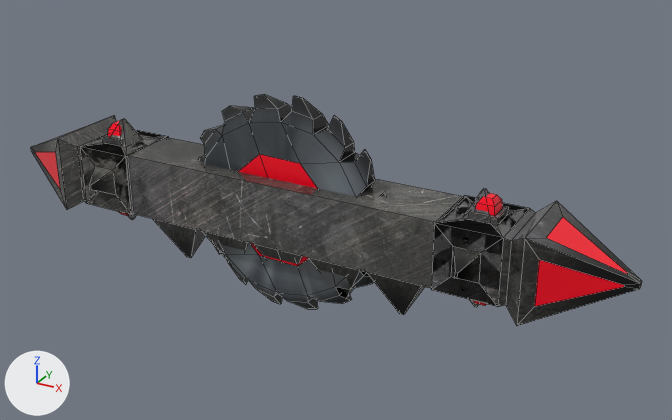
What one commit did to the FBX model Assets/Models/Platforms Reloaded.fbx.
Rendered twice from a camera (50 mm lens) standing at (49.5, -79.0, 40.2) and looking at (4.8, 2.4, -0.4). Every picture has the same lights, and +X, +Y and +Z are marked at lower left. Mesh edges are drawn as thin lines. Where no turn or scale is listed for an object, it has been applied to the vertices.

Names of what the first picture shows: 'BASE PLATFORM', 'DOUBLE-', 'SAW', 'SIDE PARTS', 'SPIKES'.
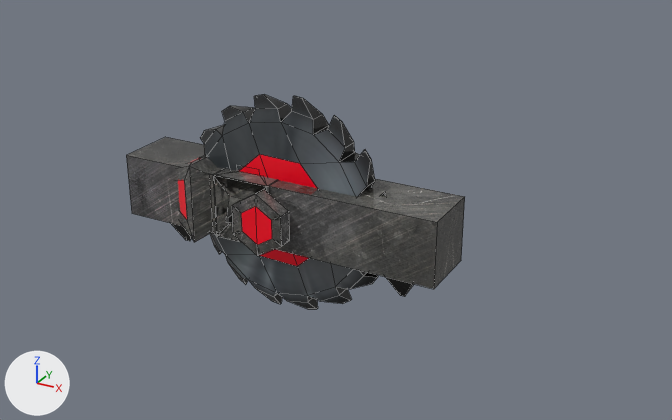
Where the change shows, as pixel boxes [x1, y1, x2, y2] in the pictures (672 x 420 px; the box of a moved part takes in the faces that stretch with it):
'DOUBLE-', deleted
    before: [31, 116, 642, 326]
    faces in mat_double_spear_platform_material (picture img_double_spear_jpg): [31, 116, 642, 326]
    faces in mat_led_ncl1_3 (red #ff0021): [35, 127, 627, 306]
'SIDE PARTS', reshaped
    before: [80, 121, 527, 307]
    after: [214, 175, 278, 243]
'SPEAR', added
    after: [177, 157, 277, 242]
    faces in mat_double_spear_platform_material (picture img_double_spear_jpg): [177, 157, 277, 242]
    faces in mat_led_ncl1_3 (red #ff0021): [178, 158, 200, 220]
'SPIKES', deleted (black)
    before: [153, 219, 425, 315]
'PIN (2)', added
    after: [232, 189, 289, 256]
    faces in mat_pin_ncl1_2 (picture img_pin_jpg): [232, 189, 289, 256]
    faces in mat_led_ncl1_1 (red #ff0021): [241, 206, 272, 245]
'SPIKES (2)', added
    after: [171, 223, 414, 297]
part 1 of me_side_parts_ncl1_1, moved or reshaped
    before: [80, 121, 165, 216]
    after: [214, 175, 278, 243]
part 2 of me_side_parts_ncl1_1, deleted (black)
    before: [431, 193, 527, 307]

The change, as a list of edits to the scene's bpy script:
```text
Change me_side_parts_ncl1_1:
    where me_side_parts_ncl1_1.from_pydata(...)  # 96 vertices, 92 faces; spans x -25.7..25.7, y -3.9..3.9, z -5.8..5.8
    used by ob_side_parts; location = (0.0, 0.0, 0.0)
    me_side_parts_ncl1_1 part 1: the loose piece of 48 vertices spanning x -25.7..-18.9, y -3.9..3.9, z -5.8..5.8 is moved by (19.0, 0.0, 0.0)
    me_side_parts_ncl1_1 part 2: the loose piece of 48 vertices spanning x 18.9..25.7, y -3.9..3.9, z -5.8..5.8 is deleted
Add me_spear_ncl1_1:
    me_spear_ncl1_1.from_pydata(...)  # 68 vertices, 66 faces; spans x -18.8..0.0, y -6.4..6.4, z -6.4..6.4
    # faces by material slot: [62, 4]
    me_spear_ncl1_1.materials.append(mat_double_spear_platform_material)  # picture img_double_spear_jpg
    me_spear_ncl1_1.materials.append(mat_led_ncl1_3)  # red #ff0021
Add me_spikes__2__ncl1_1:
    me_spikes__2__ncl1_1.from_pydata(...)  # 50 vertices, 43 faces; spans x -17.5..17.6, y -2.7..2.7, z -7.4..0.3
    me_spikes__2__ncl1_1.materials.append(mat_spiked_platform_material)  # picture img_spikes_jpg
Add me_pin__2__ncl1_1:
    me_pin__2__ncl1_1.from_pydata(...)  # 24 vertices, 22 faces; spans x -2.99..2.99, y -5.97..-4.43, z -3.52..3.52
    # faces by material slot: [4, 18]
    me_pin__2__ncl1_1.materials.append(mat_led_ncl1_1)  # red #ff0021
    me_pin__2__ncl1_1.materials.append(mat_pin_ncl1_2)  # picture img_pin_jpg
Remove ob_double:
    ob_double = bpy.data.objects.new('DOUBLE-', me_double__ncl1_1)
    ob_double.location = (0.0, 0.0, 0.0)
Remove ob_spikes:
    ob_spikes = bpy.data.objects.new('SPIKES', me_spikes_ncl1_1)
    ob_spikes.location = (0.0, 0.0, 0.0)
Add ob_spear:
    ob_spear = bpy.data.objects.new('SPEAR', me_spear_ncl1_1)
    ob_spear.location = (0.0, 0.0, 0.0)
Add ob_spikes__2:
    ob_spikes__2 = bpy.data.objects.new('SPIKES (2)', me_spikes__2__ncl1_1)
    ob_spikes__2.location = (0.0, 0.0, 0.0)
Add ob_pin__2:
    ob_pin__2 = bpy.data.objects.new('PIN (2)', me_pin__2__ncl1_1)
    ob_pin__2.location = (0.0, 0.0, 0.0)
```
